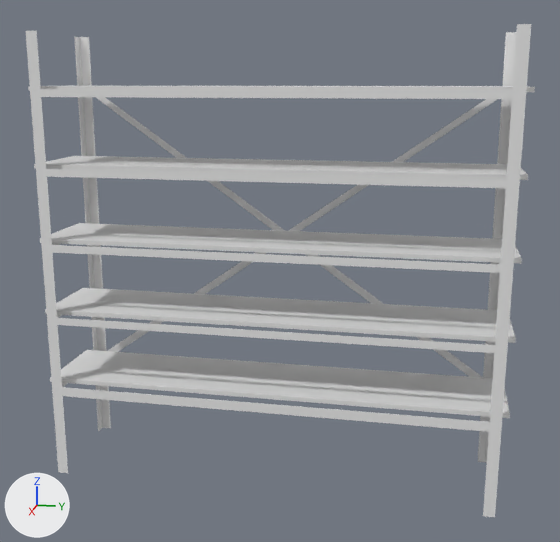
The Blender file Blender/Models/Map/Buildings/Industryshelf.blend: old version first, new version second.
One viewpoint serves both versions: a camera (50 mm lens) standing at (3.33, 0.68, 1.8) and looking at (0.0, 0.02, 0.97). The lights are fixed; the arrows at lower left show +X, +Y and +Z.

The older version as bpy lines, for what is in view:
```python
me_cube_001 = bpy.data.meshes.new('Cube.001')
me_cube_001.from_pydata(...)  # 358 vertices, 376 faces; spans x -1.02..1.0, y -1.0..1.0, z -1.0..1.0
me_cube_002 = bpy.data.meshes.new('Cube.002')
me_cube_002.from_pydata(...)  # 12 vertices, 7 faces; spans x 0.0..0.71, y 0.0..1.0, z -1.0..1.0
ob_cube = bpy.data.objects.new('Cube', me_cube_001)
ob_cube.location = (0.0, 0.0, 1.0)
ob_cube.scale = (0.25, 1.0, 1.0)
ob_cube_001 = bpy.data.objects.new('Cube.001', me_cube_002)
ob_cube_001.location = (0.0, 0.0, 0.444)
ob_cube_001.scale = (0.281, 1.03, 0.00973)
_m = ob_cube_001.modifiers.new('Mirror', 'MIRROR')
_m.use_axis = (True, True, False)
_m = ob_cube_001.modifiers.new('Array', 'ARRAY')
_m.count = 5
_m.constant_offset_displace = (0.0, 0.0, 0.0)
_m.relative_offset_displace = (0.0, 0.0, 17.0)
```
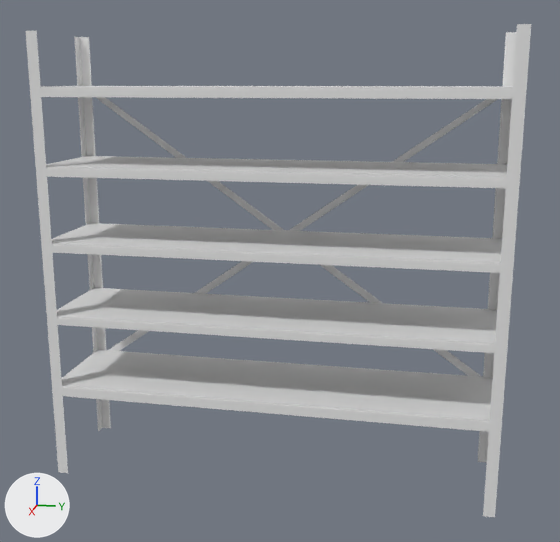
Changed parts and their boxes [x1, y1, x2, y2] in the pictures (560 x 542 px):
'Cube.001', reshaped, moved, rescaled, modifiers changed (7% narrower)
    before: [28, 86, 535, 418]
    after: [41, 86, 513, 422]

Diff of the bpy script that builds the scene:
```diff
--- a/Blender/Models/Map/Buildings/Industryshelf.blend.py
+++ b/Blender/Models/Map/Buildings/Industryshelf.blend.py
@@ me_cube_002 @@
 # used by ob_cube_001; location = (0.0, 0.0, 0.444); scale = (0.281, 1.03, 0.00973)
-me_cube_002.from_pydata(...)  # 12 vertices, 7 faces; spans x 0.0..0.71, y 0.0..1.0, z -1.0..1.0
+me_cube_002.from_pydata(...)  # 8 vertices, 6 faces; spans x -0.71..0.71, y -1.0..1.0, z -1.0..1.0
+# me_cube_002 part 1
+# 10 vertices are removed from x 0.0..0.71, y 0.0..1.0, z -1.0..1.0
+# 7 faces are deleted
+# 6 vertices are added at (-0.71, 1.0, -1.0), (0.71, -1.0, -1.0), (-0.71, -1.0, -1.0), (-0.71, 1.0, 1.0), (0.71, -1.0, 1.0), (-0.71, -1.0, 1.0)
+# 6 new faces join them
@@ ob_cube_001 @@
 ob_cube_001 = bpy.data.objects.new('Cube.001', me_cube_002)
-ob_cube_001.location = (0.0, 0.0, 0.444)
-ob_cube_001.scale = (0.281, 1.03, 0.00973)
-_m = ob_cube_001.modifiers.new('Mirror', 'MIRROR')
-_m.use_axis = (True, True, False)
+ob_cube_001.location = (0.0, 0.0, 0.431)
+ob_cube_001.scale = (0.351, 0.997, 0.00938)
 _m = ob_cube_001.modifiers.new('Array', 'ARRAY')
@@ ob_cube_001 @@
 _m = ob_cube_001.modifiers.new('Array', 'ARRAY')
 _m.constant_offset_displace = (0.0, 0.0, 0.0)
-_m.relative_offset_displace = (0.0, 0.0, 17.0)
+_m.relative_offset_displace = (0.0, 0.0, 17.8)
```
